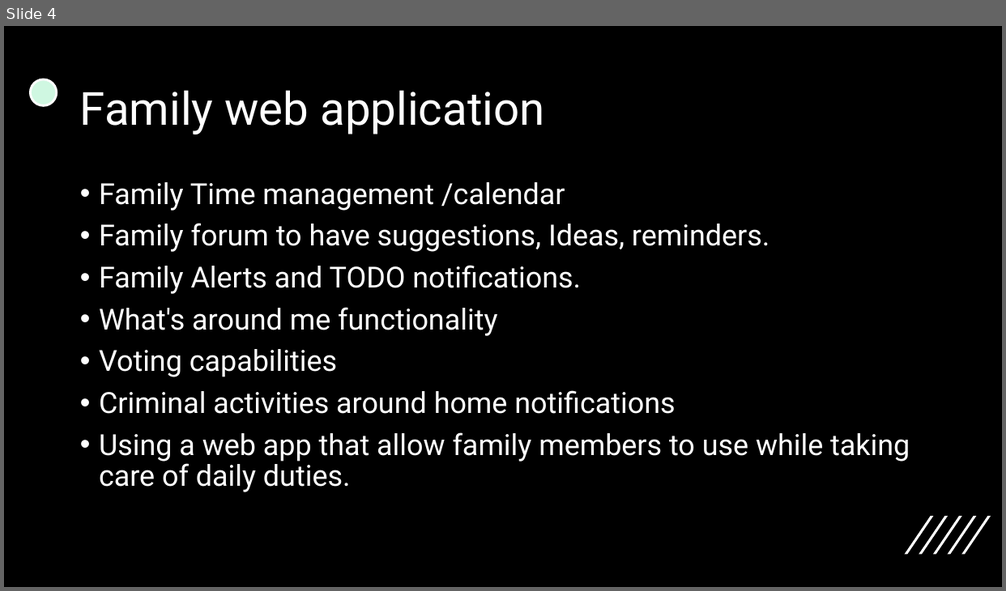
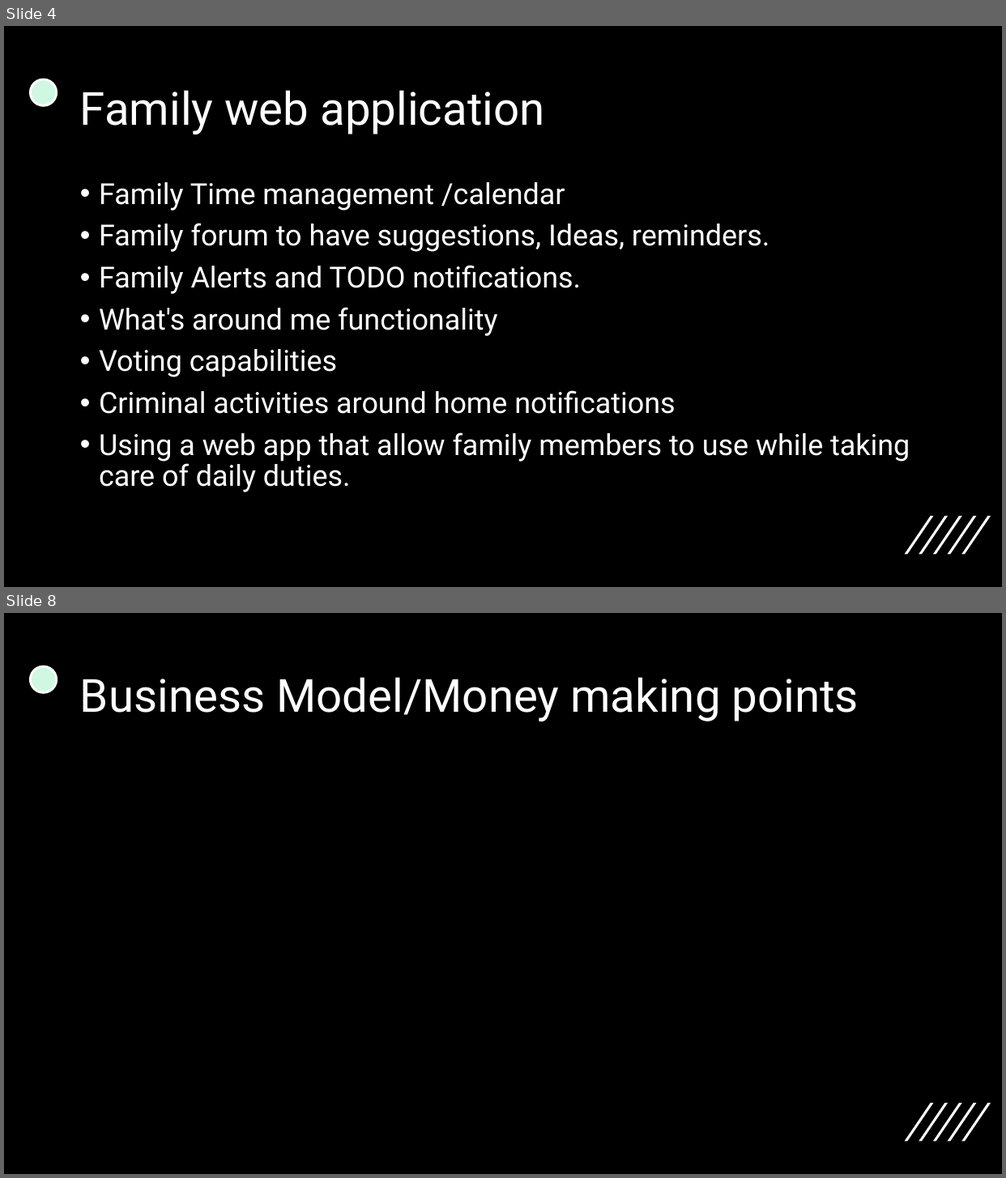
Before and after one commit to Khasaleh/family_app, a slide deck: Presentation1.pptx. Shown one above the other, each under a label of ours: slide 4 before the commit, slides 4 and 8 after it; the slides between them are not shown. The pictures are 1006x591 and 1006x1178 pixels, drawn with LibreOffice and Linux fonts; fonts in the diff are those of the drawing. Boxes give left, top, right and bottom in pixels: in the first picture for what was removed or moved away, otherwise in the second. Text is boxed around its words. In the diff, an @@ line names an element or a change of style, - is before the commit and + after.

```diff
--- a/Presentation1.pptx
+++ b/Presentation1.pptx
@@ slide 8 added at [4,613,1002,1174], background #000000; not listed: 6 template elements that a slide beside it also shows @@
@@ title added at [80,677,859,722], 44 pt, text #FFFFFF @@
+Business Model/Money making points
```
Also in this commit, not shown: 6 other slides added, 1 slide removed, 1 other file.
